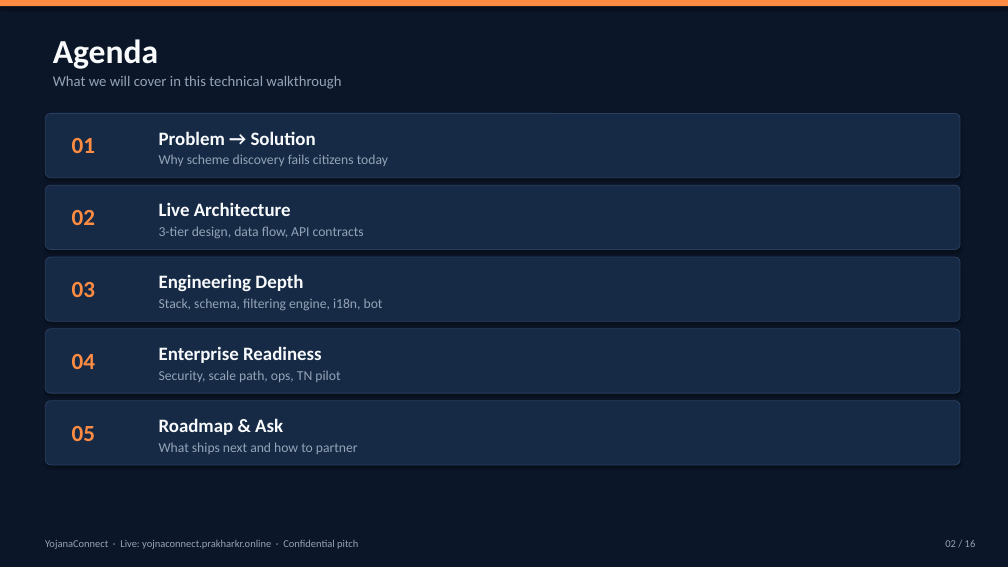
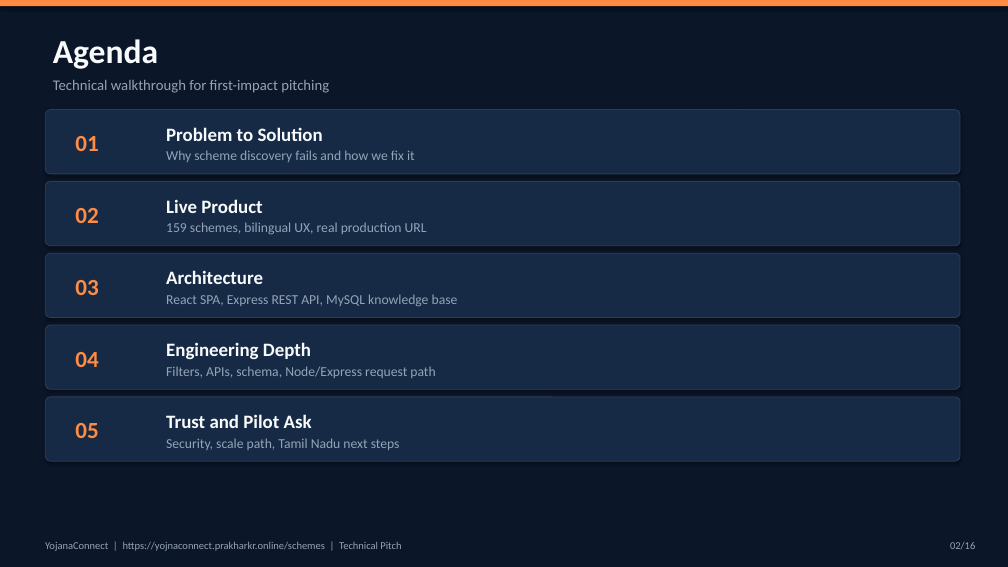
Before and after one commit to pawani-2502/YOJNA-CONNECT, a slide deck: slide 2 of pitch/YojnaConnect-TechPitch.pptx. Drawn at 1008x567 pixels with LibreOffice and Linux fonts; fonts in the diff are those of the drawing. Boxes give left, top, right and bottom in pixels: in the first picture for what was removed or moved away, otherwise in the second. Text is boxed around its words. In the diff, an @@ line names an element or a change of style, - is before the commit and + after.

```diff
--- a/pitch/YojnaConnect-TechPitch.pptx
+++ b/pitch/YojnaConnect-TechPitch.pptx
@@ text at (53, 80, 329, 93): text changed @@
-What we will cover in this technical walkthrough
+Technical walkthrough for first-impact pitching
@@ text at (166, 127, 323, 141): text changed @@
-Problem → Solution
+Problem to Solution
@@ text at (166, 150, 415, 162): text changed @@
-Why scheme discovery fails citizens today
+Why scheme discovery fails and how we fix it
@@ text at (166, 199, 262, 213): text changed @@
-Live Architecture
+Live Product
@@ text at (166, 222, 427, 234): text changed @@
-3-tier design, data flow, API contracts
+159 schemes, bilingual UX, real production URL
@@ text at (166, 294, 458, 306): text changed @@
-Stack, schema, filtering engine, i18n, bot
+React SPA, Express REST API, MySQL knowledge base
@@ text added at (166, 270, 263, 284), 18 pt, text #F8FAFC, bold @@
+Architecture
@@ text "Engineering Depth": place and size @@
-text "Engineering Depth" at (159, 274, 303, 291)
+text "Engineering Depth" at (166, 342, 311, 359)
@@ text removed at (159, 346, 322, 363) @@
-Enterprise Readiness
@@ text at (166, 366, 435, 378): text changed @@
-Security, scale path, ops, TN pilot
+Filters, APIs, schema, Node/Express request path
@@ 5 rounded rectangles: place and size @@
-5 rounded rectangles at (45, 113, 960, 465)
+5 rounded rectangles at (45, 110, 960, 461)
@@ text at (166, 414, 312, 428): text changed @@
-Roadmap & Ask
+Trust and Pilot Ask
@@ text at (166, 438, 400, 450): text changed @@
-What ships next and how to partner
+Security, scale path, Tamil Nadu next steps
@@ text at (45, 542, 401, 551): text changed @@
-YojanaConnect · Live: yojnaconnect.prakharkr.online · Confidential pitch
+YojanaConnect | https://yojnaconnect.prakharkr.online/schemes | Technical Pitch
@@ text at (950, 542, 975, 549): spaces changed @@
-02 / 16
+02/16
```
Also in this commit, not shown: 14 other slides changed, 1 slide added, 1 slide removed, 1 other file.
